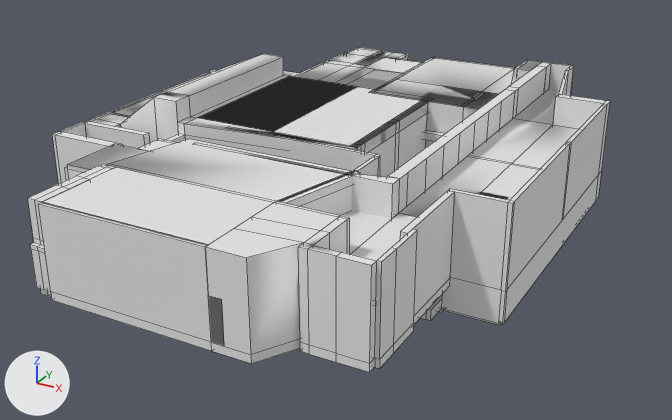
Renders of the FBX model Assets/Levels/truck level.fbx from each side of a commit.
Both versions are drawn from a camera (50 mm lens) standing at (41.7, -69.3, 30.6) and looking at (7.1, -6.5, -0.8). The axes (+X, +Y, +Z) are drawn at lower left. The lights are the same throughout. Mesh edges are drawn as thin lines. Materials are left out; every surface is plain grey. Where no turn or scale is listed for an object, it has been applied to the vertices. Vertices at the same position are counted once.
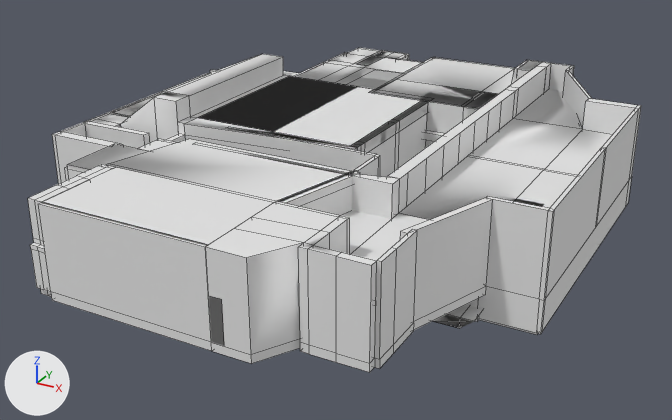
Pixel boxes (x1, y1, x2, y2) of what changed, in the pictures (672 x 420 px):
```json
{"object": "mesh_141", "change": "reshaped", "before": [28, 47, 610, 372], "after": [28, 47, 641, 372]}
{"part": 1, "of": "me_mesh_141mesh", "change": "built on", "before": [351, 70, 610, 325], "after": [351, 70, 641, 335]}
```

Edits to the scene script, one JSON object a line:
```json
{"block": "me_mesh_141mesh", "where": "# used by ob_mesh_141; location = (-1.28, 6.4, 0.16)"}
{"op": "remove", "block": "me_mesh_141mesh", "code": "me_mesh_141mesh.from_pydata(...)  # 1627 vertices, 1639 faces; spans x -15.2..26.4, y -36.8..13.3, z -2.7..8.6"}
{"op": "add", "block": "me_mesh_141mesh", "code": "me_mesh_141mesh.from_pydata(...)  # 1782 vertices, 1791 faces; spans x -15.2..29.0, y -36.8..13.3, z -2.7..8.6"}
{"block": "me_mesh_141mesh", "change": "me_mesh_141mesh part 1"}
{"block": "me_mesh_141mesh", "change": "2 vertices are removed from x 21.6, y -24.0, z -2.1..-1.3"}
{"block": "me_mesh_141mesh", "change": "24 faces are deleted"}
{"block": "me_mesh_141mesh", "change": "55 vertices in x 21.6..26.4, y -22.1..3.2, z -2.4..6.9 move by (2.6, 0.0, 0.0)"}
{"block": "me_mesh_141mesh", "change": "40 vertices in x 21.9..22.2, y -22.1..3.2, z -2.4..6.9 move by (2.7, 0.0, 0.0)"}
{"block": "me_mesh_141mesh", "change": "6 vertices in x 19.8, y -21.8, z -2.1..0.8 move by (-1.3, 0.0, 0.0)"}
{"block": "me_mesh_141mesh", "change": "9 vertices move from x 18.2..21.9, y -24.0..2.4, z -2.1..1.1 to x 18.2..25.0, y -24.0..2.4, z -2.1..0.9"}
{"block": "me_mesh_141mesh", "change": "119 vertices are added at x 18.2..24.9, y -24.0..2.4, z -2.1..0.9"}
{"block": "me_mesh_141mesh", "change": "6 new vertices lie (0.6, 0.0, 0.0) away from vertices in x 19.7..21.6, y -24.0..2.2, z -2.1..-1.3"}
{"block": "me_mesh_141mesh", "change": "20 new vertices lie (0.0, 0.0, 2.0) away from vertices in x 21.8..24.7, y -16.4..-2.1, z -1.3"}
{"block": "me_mesh_141mesh", "change": "12 new vertices lie (0.0, 3.3, 0.0) away from vertices in x 19.2..21.8, y -11.9, z -1.3..0.6"}
{"block": "me_mesh_141mesh", "change": "176 new faces join them"}
```
